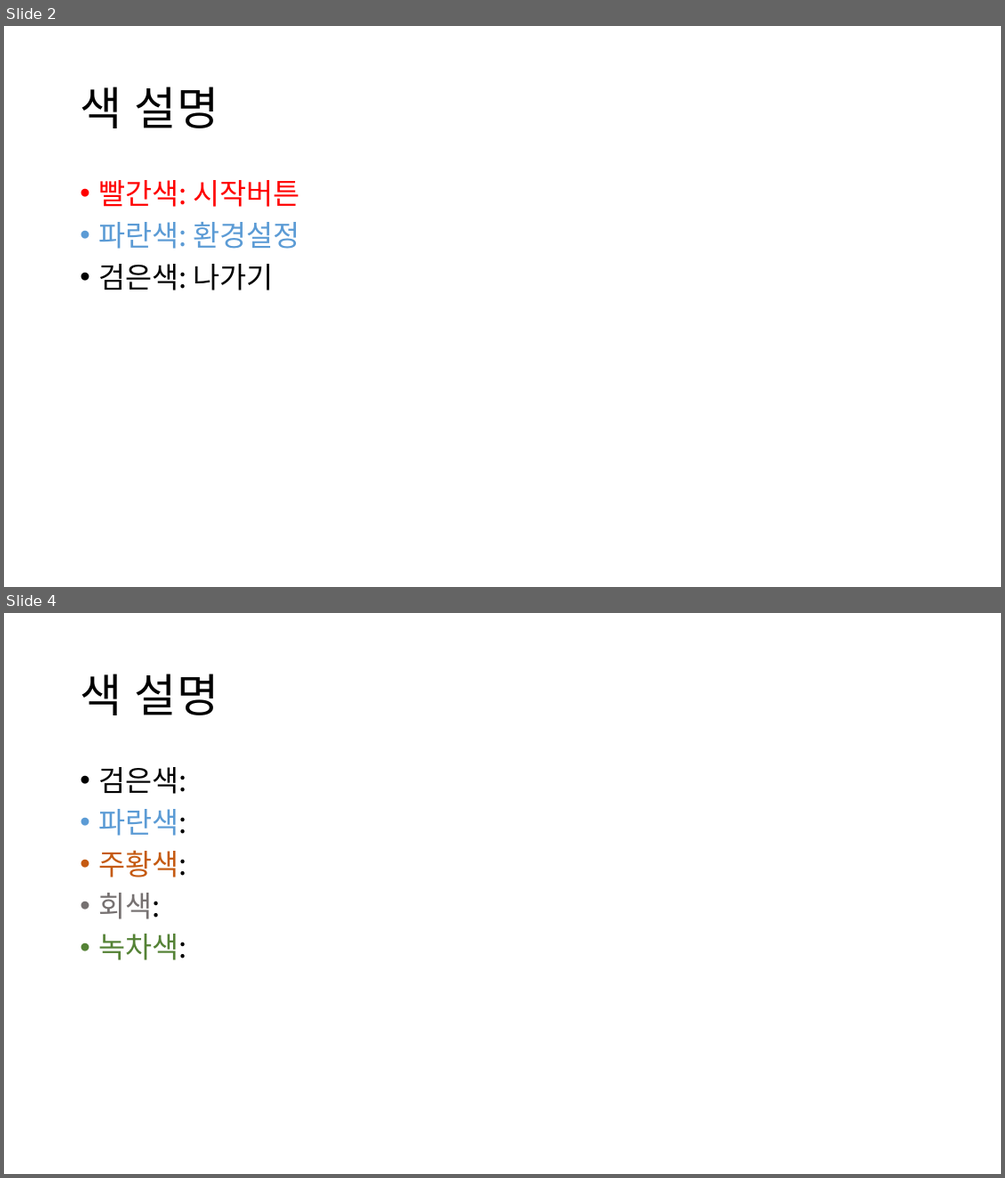
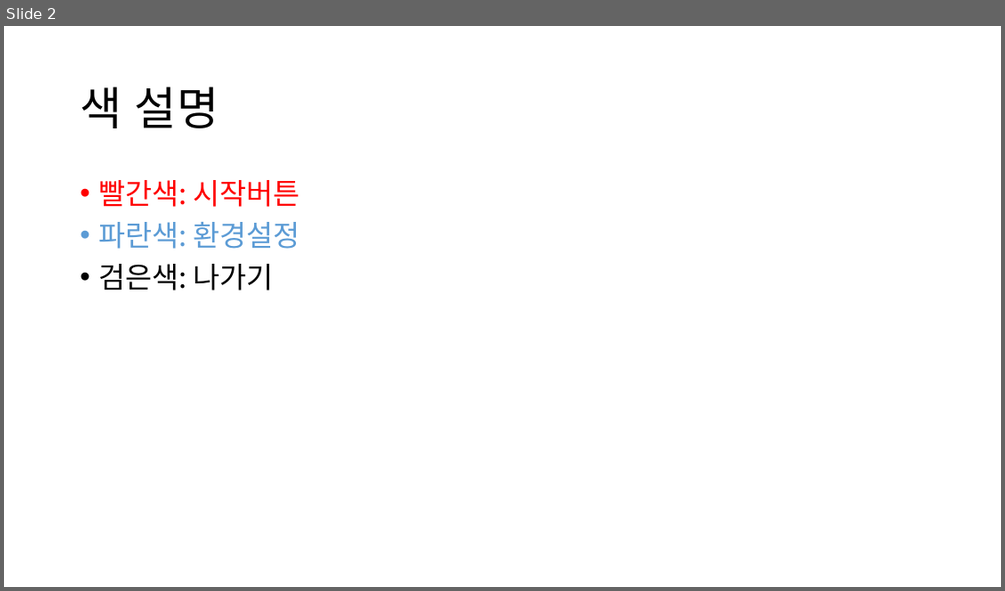
Before and after one commit to danielk5432/D-A-N-I-E-L-I-U-M, a slide deck: Sprites/타이틀 스크린 배치.pptx. Shown one above the other, each under a label of ours: slides 2 and 4 before the commit, slide 2 after it; the slides between them are not shown. The pictures are 1005x1178 and 1005x591 pixels, drawn with LibreOffice and Linux fonts; fonts in the diff are those of the drawing. Boxes give left, top, right and bottom in pixels: in the first picture for what was removed or moved away, otherwise in the second. Text is boxed around its words. In the diff, an @@ line names an element or a change of style, - is before the commit and + after.

```diff
--- a/Sprites/타이틀 스크린 배치.pptx
+++ b/Sprites/타이틀 스크린 배치.pptx
@@ slide 4 removed at (4, 613, 1001, 1174), background #FFFFFF @@
@@ title removed at (80, 674, 218, 715) @@
-색 설명
@@ text removed at (98, 767, 186, 960) @@
-• 검은색:
-• 파란색:
-• 주황색:
-• 회색:
-• 녹차색:
```
Also in this commit, not shown: 1 slide changed, 2 other slides removed, 3 other files.
